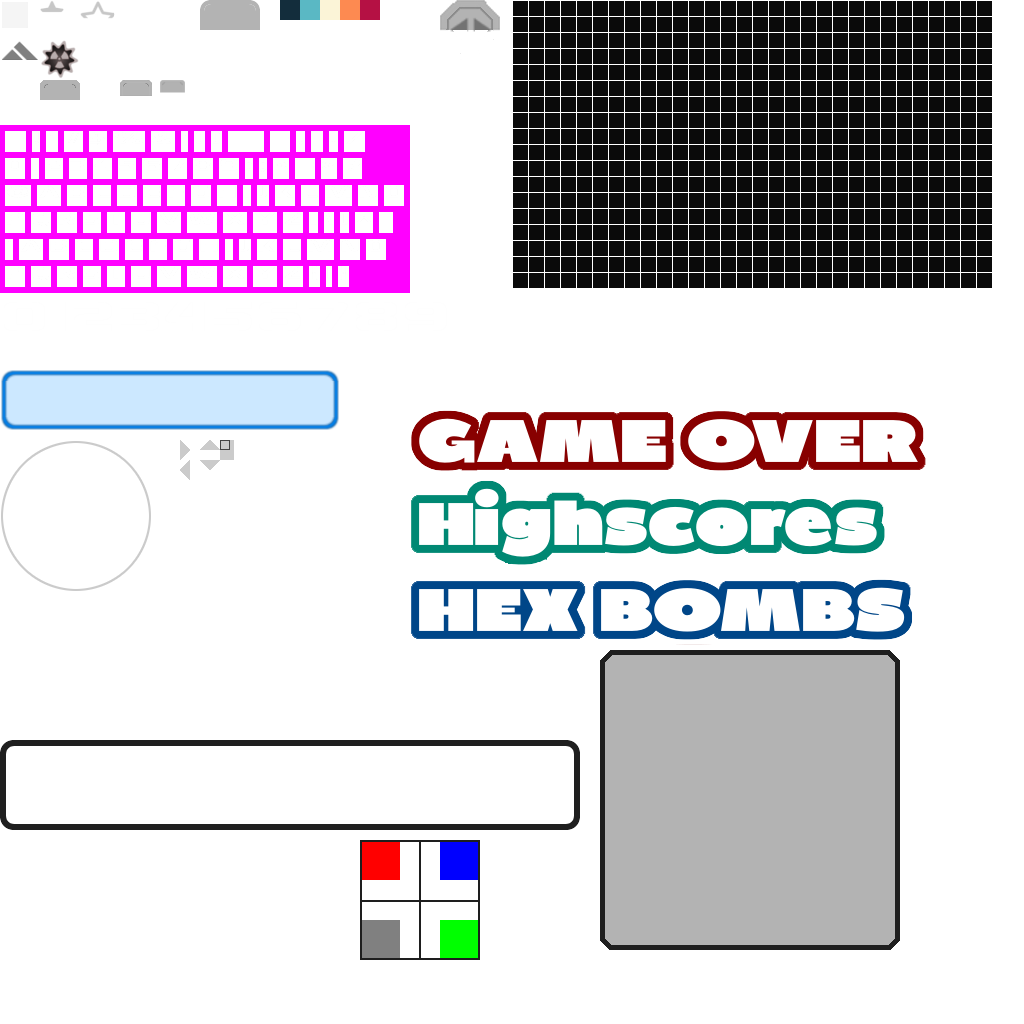
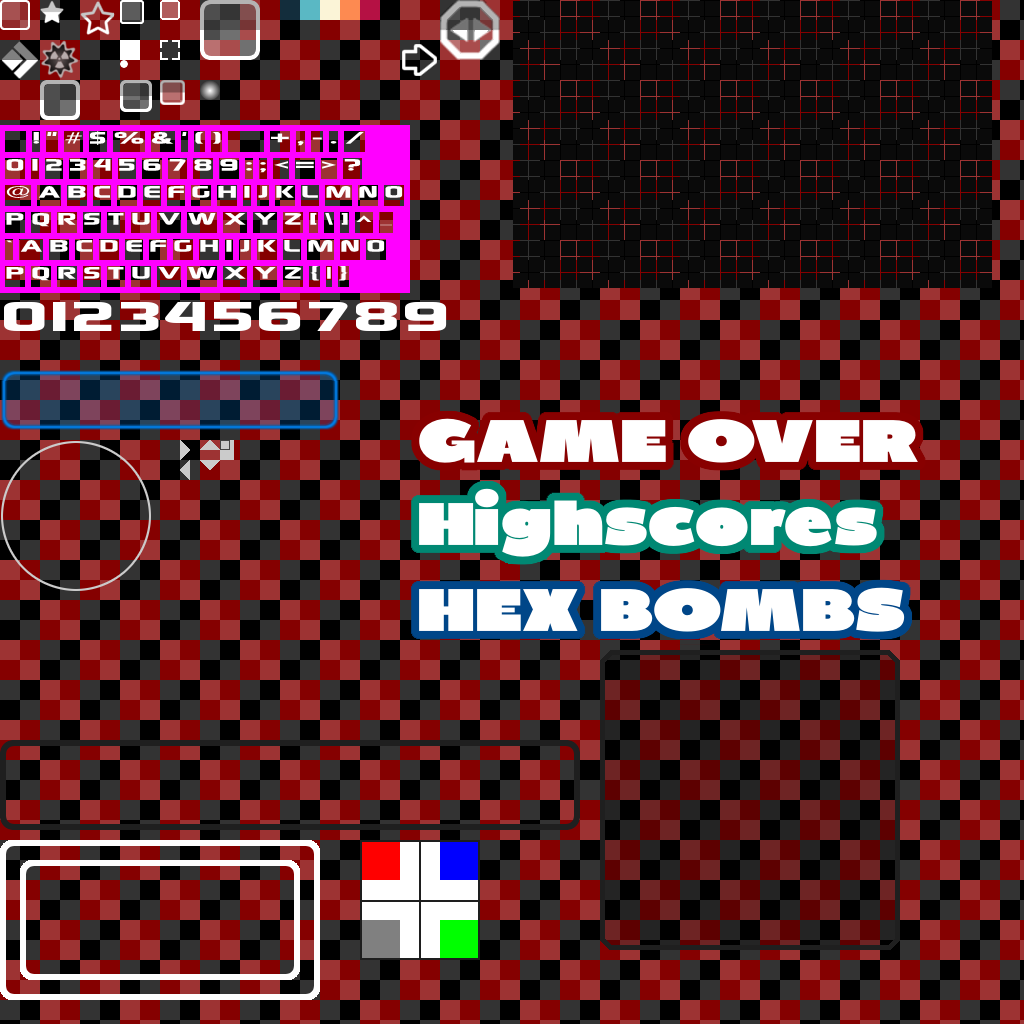
Layered file, before and after one edit (1024 x 1024). Changes by layer:
painted on "Ebene #13" over left=200, top=80, right=220, bottom=100
showed "Ebene #17" over left=0, top=0, right=1024, bottom=1024
